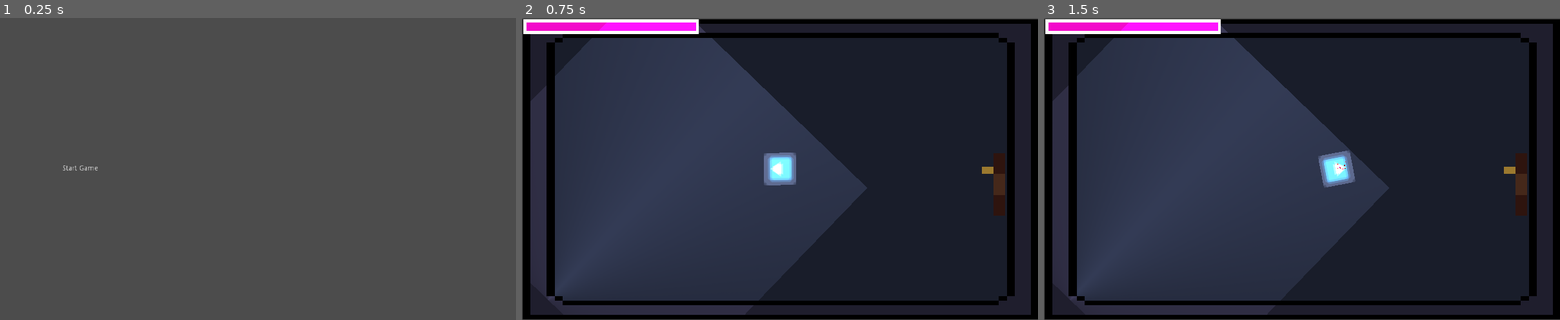
Above: before the commit, frames 1-3 (left to right).
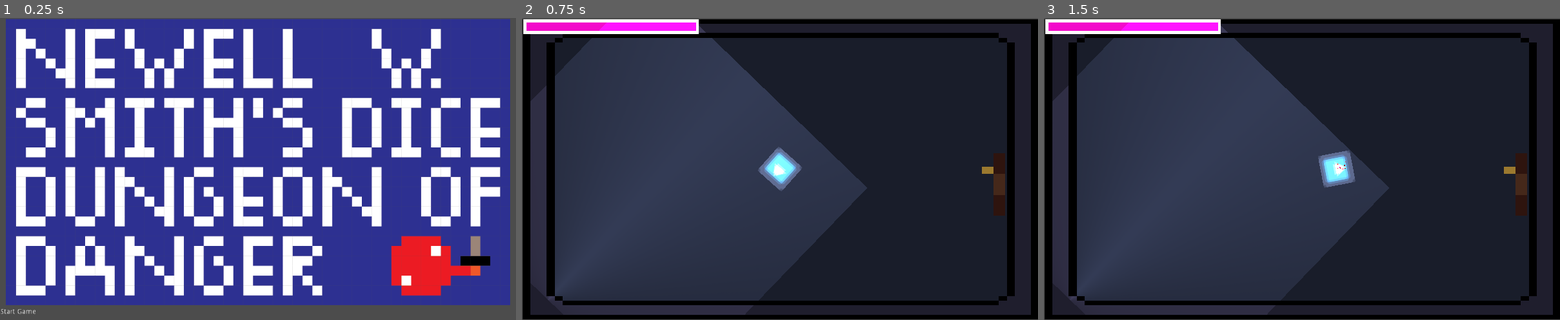
Above: after the commit, the same moments.

Repository: CalvinCoakley/gamejam2
Game: Godot game, scene res://title screen.tscn
Same seed, same stepped clock (60 frames per second), same inputs: the game is played once before the commit and once after it. The project has no main scene, so this scene is started directly. The engine's default icon, where the game draws it, is replaced by a stand-in: a white triangle on a blue panel in a dark square.
Inputs (mouse positions are in pixels of both pictures, inside the frame that each line leads up to):
- Up to frame 1 (0.25 s): no input
- Up to frame 2 (0.75 s): click "Start Game" at 0.5 s
- Up to frame 3 (1.5 s): tap Enter at 1.25 s; move the mouse to (1415, 153) at 1.27 s; hold D (right) from 1.28 s (still down); click (1415, 153) at 1.42 s

The runs differ from the first frame. In frame 1, 93% of the frame differs, in the area x 0-99%, y 0-99%; in frame 2, 0.5%; in frame 3, nothing differs.

Commit message:
title screen for full project

Diff:
--- a/title screen.tscn
+++ b/title screen.tscn
@@ -1,6 +1,7 @@
-[gd_scene load_steps=2 format=2]
+[gd_scene load_steps=3 format=2]
 
 [ext_resource path="res://title screen.gd" type="Script" id=1]
+[ext_resource path="res://title.png" type="Texture" id=2]
 
 [node name="title screen" type="Control"]
 anchor_right = 1.0
@@ -10,32 +11,34 @@
 [node name="VBoxContainer" type="VBoxContainer" parent="."]
 anchor_right = 1.0
 anchor_bottom = 1.0
-margin_left = 124.0
-margin_top = 100.0
-margin_right = -124.0
-margin_bottom = -100.0
+margin_left = 1.0
+margin_top = 1.0
+margin_right = -1.0
+margin_bottom = -1.0
 
 [node name="TextureRect" type="TextureRect" parent="VBoxContainer"]
-margin_right = 776.0
+margin_right = 1022.0
+margin_bottom = 570.0
+texture = ExtResource( 2 )
 stretch_mode = 4
 
 [node name="HBoxContainer" type="HBoxContainer" parent="VBoxContainer"]
-margin_top = 4.0
-margin_right = 776.0
-margin_bottom = 400.0
+margin_top = 574.0
+margin_right = 1022.0
+margin_bottom = 598.0
 size_flags_vertical = 3
 
 [node name="VBoxContainer" type="VBoxContainer" parent="VBoxContainer/HBoxContainer"]
-margin_right = 386.0
-margin_bottom = 396.0
+margin_right = 509.0
+margin_bottom = 24.0
 size_flags_horizontal = 3
 size_flags_vertical = 3
 alignment = 1
 
 [node name="start game" type="Button" parent="VBoxContainer/HBoxContainer/VBoxContainer"]
-margin_top = 188.0
-margin_right = 386.0
-margin_bottom = 208.0
+margin_top = 2.0
+margin_right = 509.0
+margin_bottom = 22.0
 flat = true
 
 [node name="Label" type="Label" parent="VBoxContainer/HBoxContainer/VBoxContainer/start game"]
@@ -44,16 +47,16 @@
 text = "Start Game"
 
 [node name="CenterContainer" type="CenterContainer" parent="VBoxContainer/HBoxContainer"]
-margin_left = 390.0
-margin_right = 776.0
-margin_bottom = 396.0
+margin_left = 513.0
+margin_right = 1022.0
+margin_bottom = 24.0
 size_flags_horizontal = 3
 size_flags_vertical = 3
 
 [node name="TextureRect" type="TextureRect" parent="VBoxContainer/HBoxContainer/CenterContainer"]
-margin_left = 193.0
-margin_top = 198.0
-margin_right = 193.0
-margin_bottom = 198.0
+margin_left = 254.0
+margin_top = 12.0
+margin_right = 254.0
+margin_bottom = 12.0
 
 [connection signal="pressed" from="VBoxContainer/HBoxContainer/VBoxContainer/start game" to="." method="_on_button_pressed"]
Binary file added: title.png
